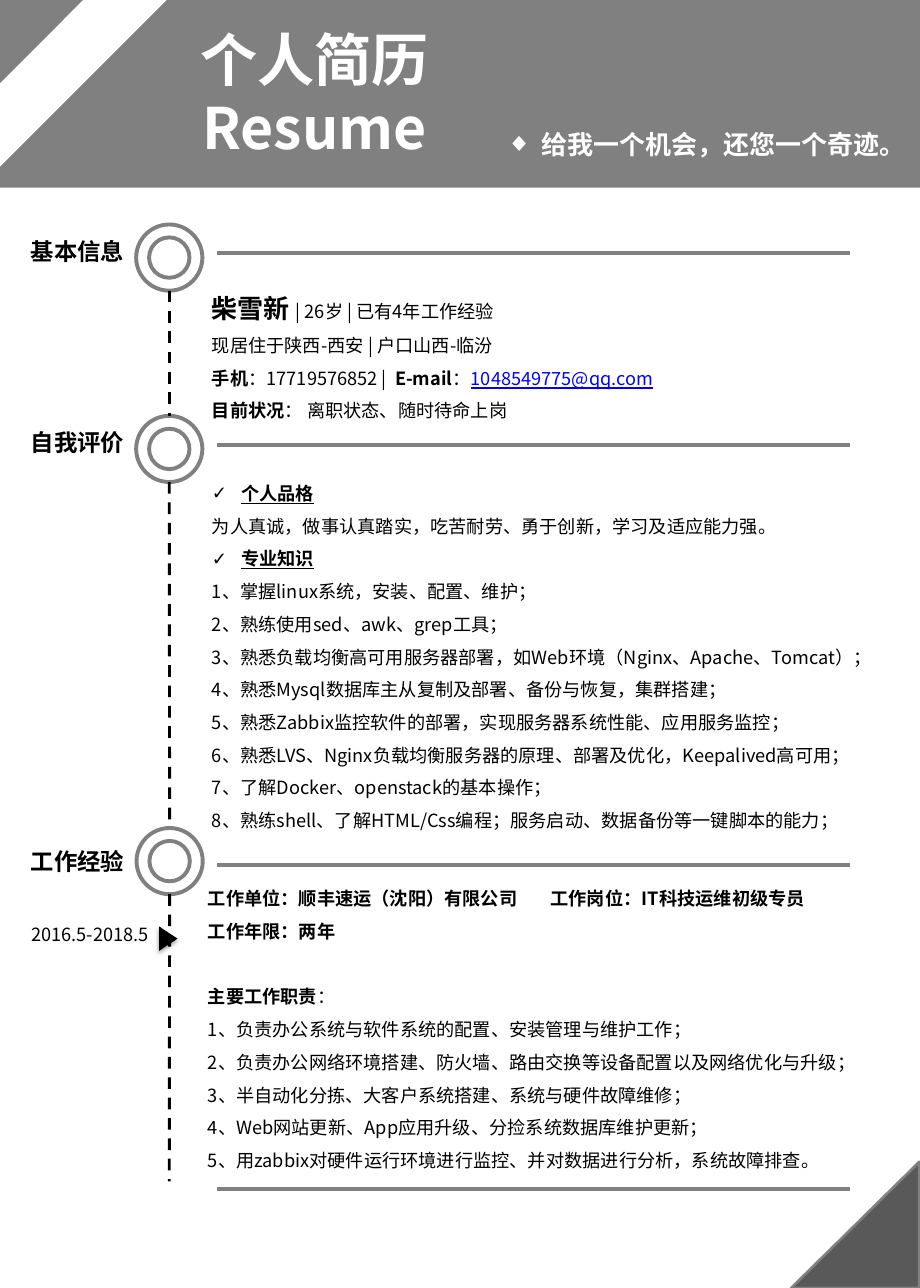
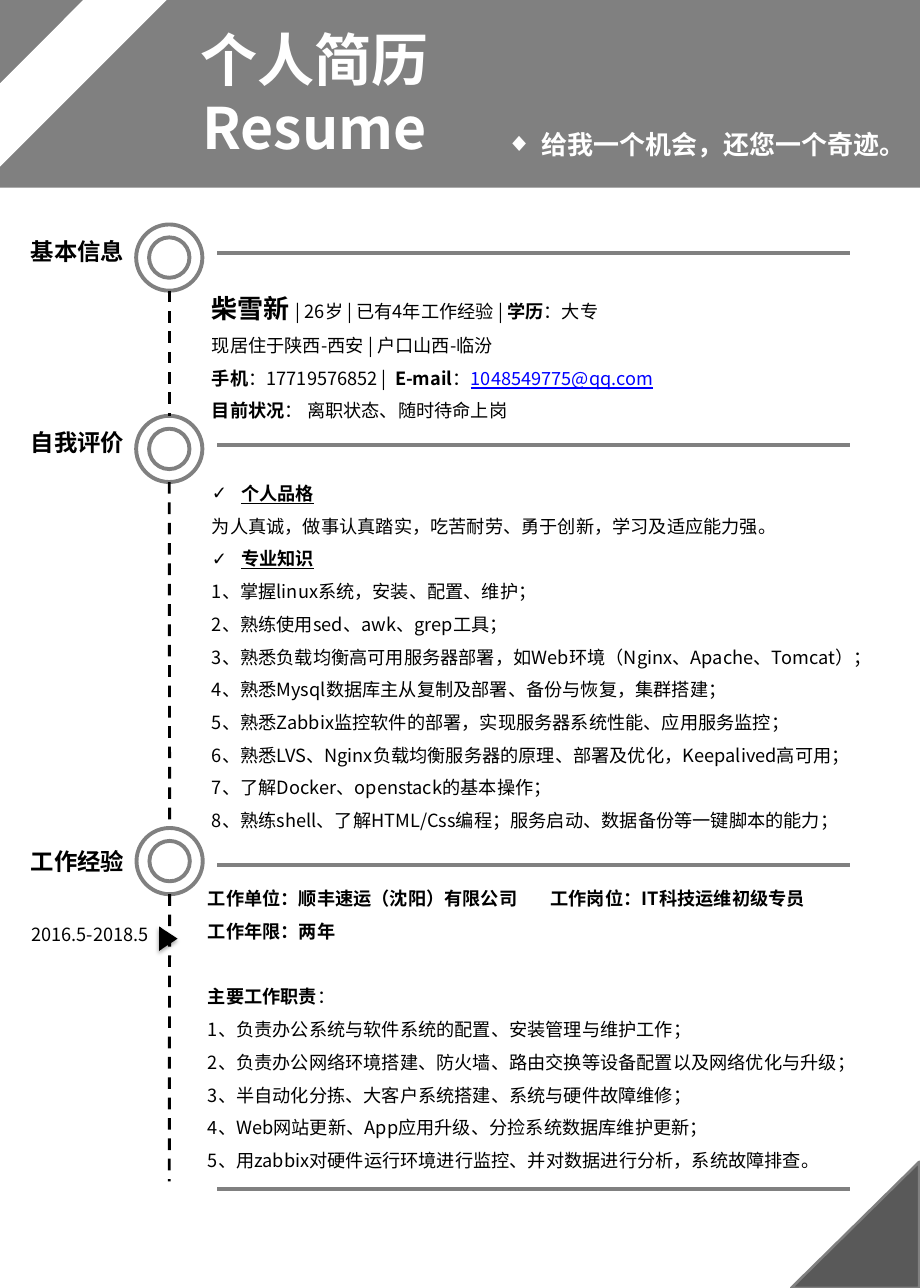
Before and after one commit to FirewoodBloody/Linux, a slide deck: slide 2 of 柴雪新的个人简历-0630.pptx. Drawn at 920x1288 pixels with LibreOffice and Linux fonts; fonts in the diff are those of the drawing. Boxes give left, top, right and bottom in pixels: in the first picture for what was removed or moved away, otherwise in the second. Text is boxed around its words. In the diff, an @@ line names an element or a change of style, - is before the commit and + after.

```diff
--- a/柴雪新的个人简历-0630.pptx
+++ b/柴雪新的个人简历-0630.pptx
@@ text at box(212, 296, 598, 321): text changed @@
-柴雪新 | 26岁 | 已有4年工作经验
+柴雪新 | 26岁 | 已有4年工作经验 | 学历：大专
```
Also in this commit, not shown: 1 other file.
